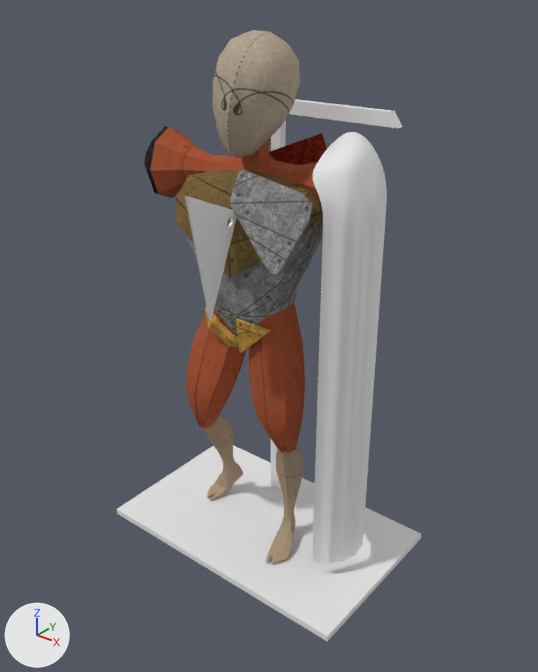
Renders of the Blender file Modelli_Finali/Sud-Est/TrovatoreConCornice.blend from each side of a commit.
The view is the same before and after, from a 50 mm camera at (9.69, -12.09, 13.02) aimed at (0.33, -0.38, 5.76). The lights are fixed; the arrows at lower left show +X, +Y and +Z.

Names of what the first picture shows: 'CorniceTrovatore', 'DrappoTrovatore', 'TriangoloFrontale', 'Trovatore'.
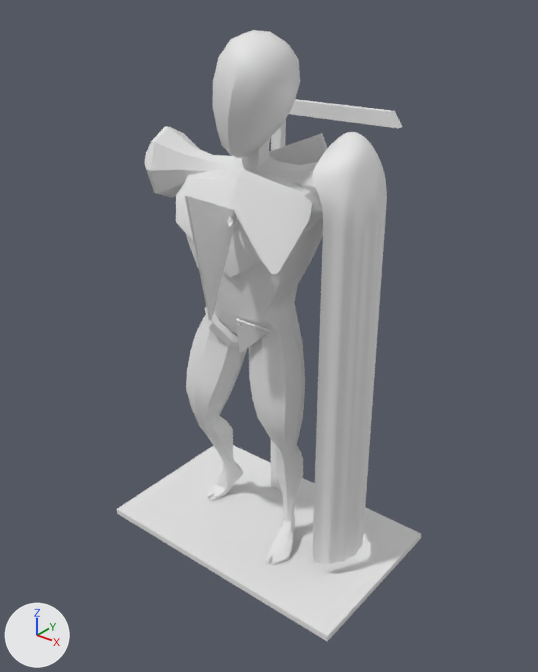
Commit message: text cornice trovatore

Location of each change, [x1, y1, x2, y2] in pixels of the pictures (538 x 672 px):
'Trovatore', recoloured (brown to grey)
    both: [144, 30, 327, 565]

What changed in the scene script:
```text
Change me_mesh_002:
    where me_mesh_002.from_pydata(...)  # 1224 vertices, 1230 faces; spans x -2.69..2.5, y -1.42..0.99, z -0.01..11.92
    remove me_mesh_002.materials.append(mat_material_trovatore)  # picture img_trovatore_txt_png
```
